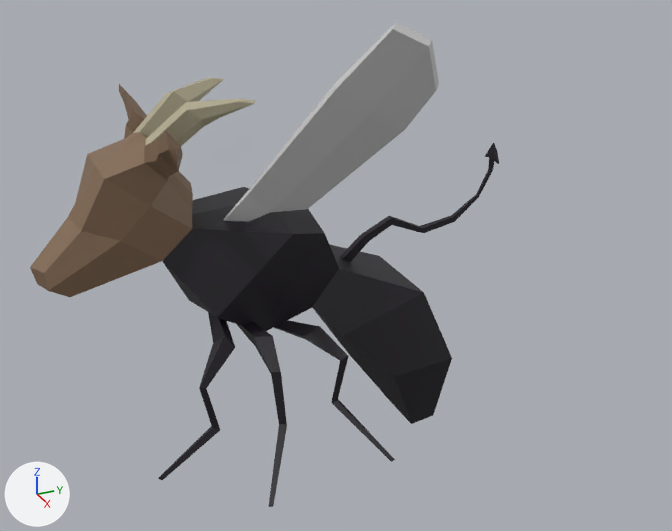
What one commit did to the glTF model src/beelzebub's-basement/Models/flygoat.glb.
The view is the same before and after, from a 50 mm lens placed at (4.88, -1.75, 3.76), pointed at (-0.05, 0.47, 1.3). The axes (+X, +Y, +Z) are drawn at lower left. The lights are the same throughout. Vertices at the same position are counted once.

The older version as bpy lines, for what is in view:
```python
ob_backleg = bpy.data.objects.new('BackLeg', me_cube_003)
ob_backleg.location = (0.522, 0.239, 0.867)
ob_backleg.rotation_euler = (1.717, -0.0117, -0.182)  # degrees (98, -0.7, -10)
ob_backleg.scale = (-0.034, -0.034, -0.034)
ob_body = bpy.data.objects.new('Body', me_cube)
ob_body.location = (0.0, 0.0, 1.021)
ob_frontleg = bpy.data.objects.new('FrontLeg', me_cube_001)
ob_frontleg.location = (0.518, -0.576, 0.993)
ob_frontleg.rotation_euler = (0.448, -0.325, -0.125)  # degrees (26, -19, -7.2)
ob_frontleg.scale = (-0.0332, -0.0332, -0.0332)
ob_middleleg = bpy.data.objects.new('MiddleLeg', me_cube_002)
ob_middleleg.location = (0.586, -0.259, 0.92)
ob_middleleg.rotation_euler = (1.268, -0.272, -0.462)  # degrees (73, -16, -26)
ob_middleleg.scale = (-0.0332, -0.0332, -0.0332)
ob_tail = bpy.data.objects.new('Tail', me_cube_005)
ob_tail.location = (0.0, 0.715, 1.69)
ob_tail.rotation_euler = (-0.601, 0.0, 0.0)  # degrees (-34, 0, 0)
ob_tail.scale = (0.037, 0.0378, 0.428)
ob_wing = bpy.data.objects.new('Wing', me_cube_004)
ob_wing.location = (0.663, 0.231, 2.369)
ob_wing.rotation_euler = (0.941, 0.411, -0.474)  # degrees (54, 24, -27)
ob_wing.scale = (0.0328, 0.667, 0.221)
```
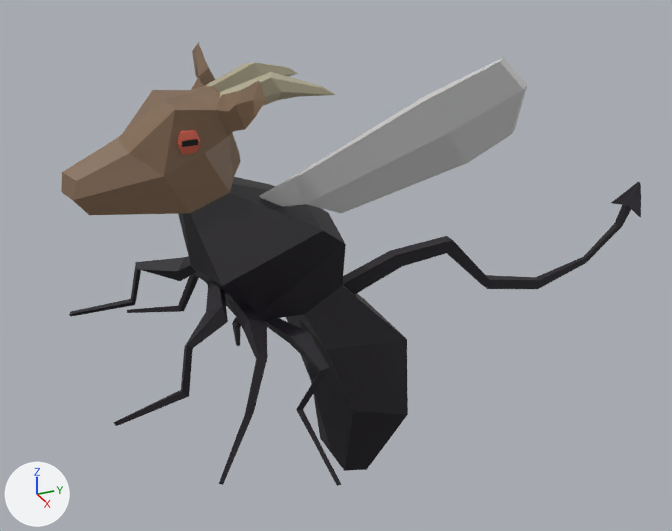
Where the newer file only moved an object's origin or applied its transform, the numbers keep the older frame.

Changed parts and their boxes [x1, y1, x2, y2] in the pictures (672 x 531 px):
'Body', mesh turned
    before: [30, 78, 452, 424]
    after: [61, 42, 408, 471]
'Wing', moved, turned
    before: [224, 22, 439, 222]
    after: [260, 57, 527, 213]
'Tail', moved, turned, rescaled
    before: [340, 143, 499, 262]
    after: [342, 182, 641, 294]
'FrontLeg', reshaped, moved, turned
    before: [158, 312, 235, 480]
    after: [69, 256, 228, 426]
'MiddleLeg', reshaped, moved, turned
    before: [237, 321, 287, 507]
    after: [127, 272, 268, 485]
'BackLeg', moved, turned
    before: [274, 320, 395, 462]
    after: [232, 317, 342, 486]
'Sphere', added
    after: [177, 130, 201, 155]
'PupilRight', added
    after: [182, 139, 198, 147]
part 2 of me_cube_001, added (black)
    after: [69, 256, 196, 316]
part 3 of me_cube_002, added (black)
    after: [127, 272, 203, 313]

The change, as a diff of the scene's bpy script:
```diff
--- a/src/beelzebub's-basement/Models/flygoat.glb.py
+++ b/src/beelzebub's-basement/Models/flygoat.glb.py
@@ me_cube @@
 me_cube.from_pydata(...)  # 137 vertices, 270 faces; spans x -0.64..0.64, y -1.38..1.13, z -0.89..1.5
+# me_cube part 1: the whole mesh is turned -21.9 degrees about the x axis through its middle, then moved by (0.0, 0.02, 0.07)
 me_cube.materials.append(mat_material)
@@ me_cube_001 @@
 # used by ob_frontleg; location = (0.518, -0.576, 0.993); rotation_euler = (0.448, -0.325, -0.125), in degrees (26, -19, -7.2); scale = (-0.0332, -0.0332, -0.0332)
-me_cube_001.from_pydata(...)  # 20 vertices, 36 faces; spans x -2.6..9.7, y -9.7..15.0, z -10.6..8.8
+me_cube_001.from_pydata(...)  # 40 vertices, 72 faces; spans x -2.6..37.1, y -9.9..15.0, z -13.5..8.8
+# me_cube_001 part 2: a new loose piece of 20 vertices spanning x 15.0..37.1, y -9.9..14.0, z -13.5..-4.7, in mat_base_color (black #16101b)
 me_cube_001.materials.append(mat_base_color)
@@ me_cube_002 @@
 # used by ob_middleleg; location = (0.586, -0.259, 0.92); rotation_euler = (1.268, -0.272, -0.462), in degrees (73, -16, -26); scale = (-0.0332, -0.0332, -0.0332)
-me_cube_002.from_pydata(...)  # 20 vertices, 36 faces; spans x -11.3..9.7, y -9.7..15.1, z -10.6..7.2
+me_cube_002.from_pydata(...)  # 40 vertices, 72 faces; spans x -11.3..44.4, y -11.3..15.1, z -25.4..7.2
+# me_cube_002 part 3: a new loose piece of 20 vertices spanning x 15.6..44.4, y -11.3..9.0, z -25.4..-12.6, in mat_base_color (black #16101b)
 me_cube_002.materials.append(mat_base_color)
@@ ob_frontleg @@
 ob_frontleg = bpy.data.objects.new('FrontLeg', me_cube_001)
-ob_frontleg.location = (0.518, -0.576, 0.993)
-ob_frontleg.rotation_euler = (0.448, -0.325, -0.125)  # degrees (26, -19, -7.2)
+ob_frontleg.location = (0.518, -0.648, 1.252)
+ob_frontleg.rotation_euler = (0.0445, -0.347, 0.00947)  # degrees (2.5, -20, 0.5)
 ob_frontleg.scale = (-0.0332, -0.0332, -0.0332)
@@ ob_middleleg @@
 ob_middleleg = bpy.data.objects.new('MiddleLeg', me_cube_002)
-ob_middleleg.location = (0.586, -0.259, 0.92)
-ob_middleleg.rotation_euler = (1.268, -0.272, -0.462)  # degrees (73, -16, -26)
+ob_middleleg.location = (0.586, -0.381, 1.066)
+ob_middleleg.rotation_euler = (0.894, -0.422, -0.333)  # degrees (51, -24, -19)
 ob_middleleg.scale = (-0.0332, -0.0332, -0.0332)
@@ ob_backleg @@
 ob_backleg = bpy.data.objects.new('BackLeg', me_cube_003)
-ob_backleg.location = (0.522, 0.239, 0.867)
-ob_backleg.rotation_euler = (1.717, -0.0117, -0.182)  # degrees (98, -0.7, -10)
+ob_backleg.location = (0.522, 0.061, 0.832)
+ob_backleg.rotation_euler = (1.341, -0.0783, -0.165)  # degrees (77, -4.5, -9.5)
 ob_backleg.scale = (-0.034, -0.034, -0.034)
@@ ob_wing @@
 ob_wing = bpy.data.objects.new('Wing', me_cube_004)
-ob_wing.location = (0.663, 0.231, 2.369)
-ob_wing.rotation_euler = (0.941, 0.411, -0.474)  # degrees (54, 24, -27)
+ob_wing.location = (0.663, 0.613, 2.228)
+ob_wing.rotation_euler = (0.594, 0.217, -0.583)  # degrees (34, 12, -33)
 ob_wing.scale = (0.0328, 0.667, 0.221)
@@ ob_tail @@
 ob_tail = bpy.data.objects.new('Tail', me_cube_005)
-ob_tail.location = (0.0, 0.715, 1.69)
-ob_tail.rotation_euler = (-0.601, 0.0, 0.0)  # degrees (-34, 0, 0)
-ob_tail.scale = (0.037, 0.0378, 0.428)
+ob_tail.location = (0.0, 1.148, 1.614)
+ob_tail.rotation_euler = (-0.983, 0.0, 0.0)  # degrees (-56, 0, 0)
+ob_tail.scale = (0.0694, 0.071, 0.803)
@@ ob_pupilright @@
+ob_pupilright = bpy.data.objects.new('PupilRight', me_cube_007)  # a box spanning x -36.9..-34.9, y -1.0..1.0, z -1.0..1.0; in mat_material_003 (black #000000)
+ob_pupilright.location = (-0.254, -0.514, 2.317)
+ob_pupilright.scale = (-0.0142, -0.0418, -0.0142)
@@ ob_sphere @@
+ob_sphere = bpy.data.objects.new('Sphere', me_sphere)  # 28 vertices, 48 faces; spans x -4.09..1.0, y -4.56..1.0, z -1.0..1.0; in mat_material_001 (red #d4604c)
+ob_sphere.location = (-0.198, -0.517, 2.314)
+ob_sphere.rotation_euler = (0.0, 0.0, -0.855)  # degrees (0, 0, -49)
+ob_sphere.scale = (-0.084, -0.084, -0.084)
```
